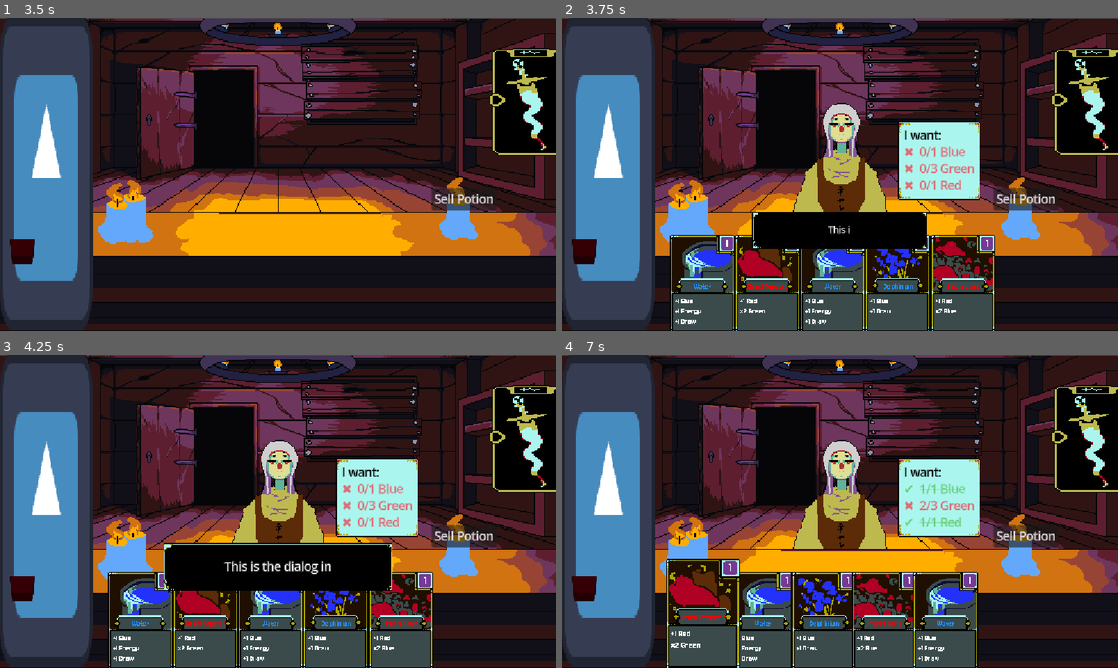
Above: before the commit, frames 1-4 (two rows, left to right).
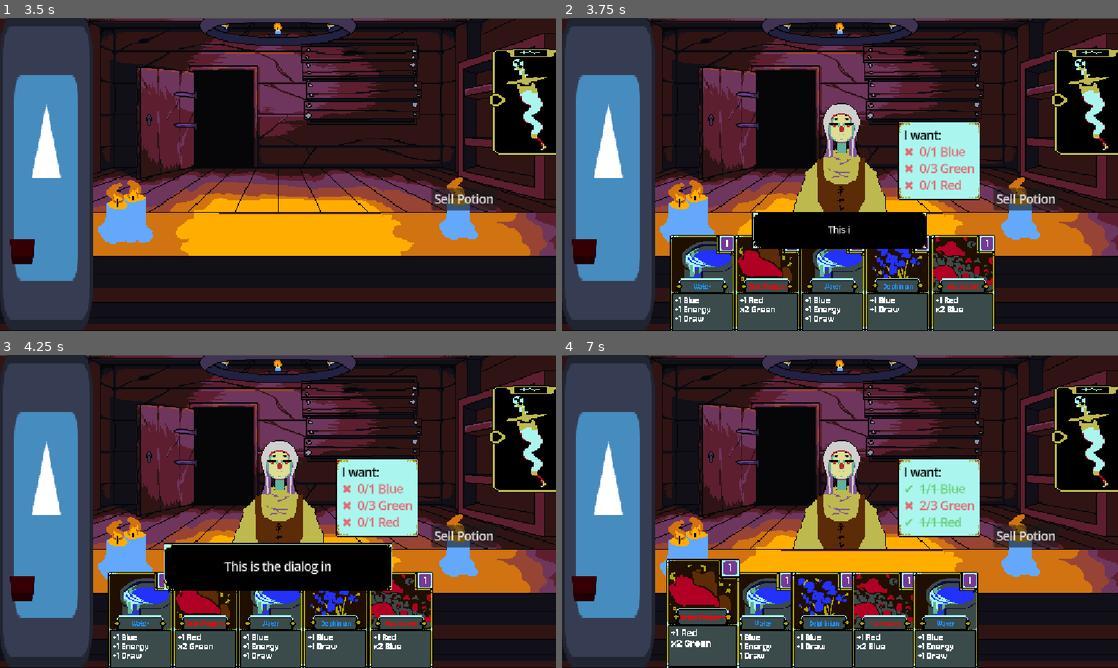
Above: after the commit, the same moments.

Repository: uGustaHd/CafeGJProject
Game: Godot game, scene res://Scenes/main.tscn
Two runs of this game, one before a commit and one after it. Both use one fixed random seed, a clock stepped at 60 frames per second and the inputs below. The engine's default icon, where the game draws it, is replaced by a stand-in: a white triangle on a blue panel in a dark square.
Inputs (mouse positions are in pixels of both pictures, inside the frame that each line leads up to):
- Up to frame 1 (3.5 s): click "Sell Potion" at 0.5 s; click (544, 96) at 1.25 s; tap Enter (ui_accept) at 2, 2.27, 3.02 s; move the mouse to (400, 158) at 2.02 s; hold Right (ui_right) 2.03-2.78 s; move the mouse to (166, 190) at 2.77 s; hold Down (ui_down) from 2.78 s (still down)
- Up to frame 2 (3.75 s): release Down (ui_down) at 3.5 s; click (1095, 102) at 3.5 s
- Up to frame 3 (4.25 s): no input
- Up to frame 4 (7 s): move the mouse to (895, 442) at 4.27 s; hold Right (ui_right) 4.28-5.03 s; move the mouse to (812, 574) at 5.02 s; hold Up (ui_up) 5.03-5.78 s; tap Enter (ui_accept) at 5.27, 6.02 s; move the mouse to (1006, 558) at 5.77 s; hold Down (ui_down) 5.78-6.5 s; click (701, 621) at 6.52 s

Frame 1 is identical in both runs. In frame 2, 0.6% of the frame differs, in the area x 20-73%, y 89-98%; in frame 3, 0.6%; in frame 4, 0.7%, in the area x 19-71%, y 87-98%.

Commit message:
Increased card text size
Decreased line separation to make text as large as possible.

Diff:
--- a/card system/card_generic.tscn
+++ b/card system/card_generic.tscn
@@ -115,10 +115,12 @@
 [node name="EffectText" type="RichTextLabel" parent="Visuals/Base"]
 layout_mode = 0
 offset_left = 2.8571424
-offset_top = 4.1428566
+offset_top = 2.0
 offset_right = 55.714283
-offset_bottom = 34.857143
+offset_bottom = 36.999996
 theme = ExtResource("3_11dsn")
+theme_override_constants/paragraph_separation = -3
+theme_override_font_sizes/normal_font_size = 11
 
 [node name="Art" type="TextureRect" parent="Visuals"]
 layout_mode = 0
@@ -130,11 +132,12 @@
 
 [node name="Title" type="RichTextLabel" parent="Visuals/Art"]
 layout_mode = 0
-offset_left = 12.42857
+offset_left = 12.428569
 offset_top = 42.714287
 offset_right = 53.14285
 offset_bottom = 56.0
 theme = ExtResource("3_11dsn")
+theme_override_font_sizes/normal_font_size = 8
 bbcode_enabled = true
 fit_content = true
 scroll_active = false
